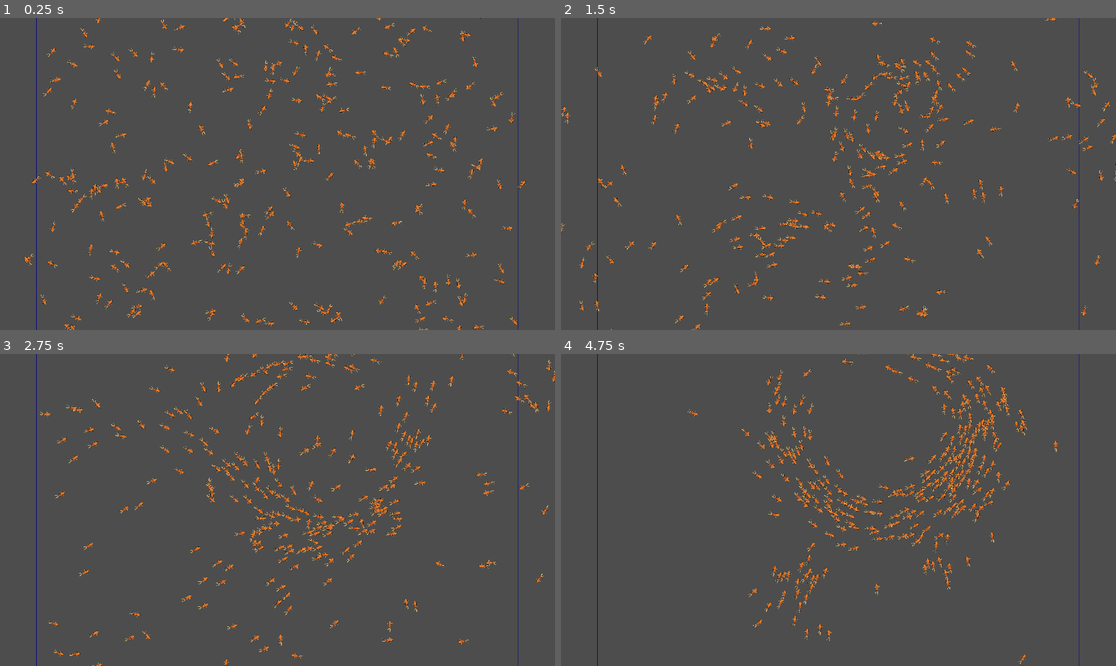
Above: before the commit, frames 1-4 (two rows, left to right).
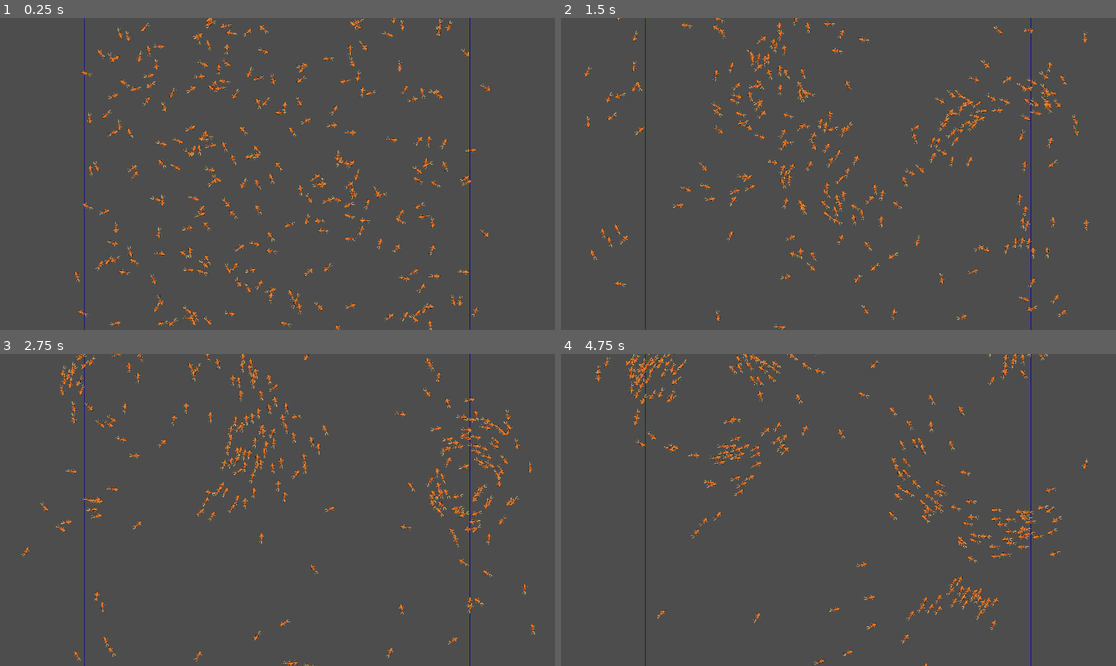
Above: after the commit, the same moments.

Repository: AdithaD/FishSchools
Game: Godot game, scene res://Simulation.tscn
Same seed, same stepped clock (60 frames per second), same inputs: the game is played once before the commit and once after it.
Inputs:
- Up to frame 1 (0.25 s): no input
- Up to frame 2 (1.5 s): no input
- Up to frame 3 (2.75 s): no input
- Up to frame 4 (4.75 s): no input

The runs differ from the first frame. In frame 1, 7.6% of the frame differs, in the area x 4-95%, y 0-100%; in frame 2, 7.3%; in frame 3, 7.3%; in frame 4, 7.5%.

Commit message:
added bounds toggle

Diff:
--- a/FishSimulation.gd
+++ b/FishSimulation.gd
@@ -4,15 +4,16 @@
 @export var amount_of_fish = 100
 @export var fish_agent : PackedScene
 
-@export var size : Vector2
+@export var should_apply_bounds = true
+@export var bounds_size : Vector2
 
 var bounds : Rect2i
 var agents : Array[FishAgent] = []
 
 # Called when the node enters the scene tree for the first time.
 func _ready():
-	var bounds_pos = get_viewport_rect().size / 2 - size / 2
-	bounds = Rect2i(bounds_pos, size)
+	var bounds_pos = get_viewport_rect().size / 2 - bounds_size / 2
+	bounds = Rect2i(bounds_pos, bounds_size)
 
 	print(bounds)
 
@@ -32,7 +33,7 @@
 	pass # Replace with function body.
 
 func apply_bounds_control(fish, desired_direction) -> Vector2:
-	if not bounds.has_point(fish.position):
+	if not bounds.has_point(fish.position) and should_apply_bounds:
 		var center = Vector2(bounds.size / 2 + bounds.position)
 
 		var adjustment_direction = (center - fish.position).normalized()
@@ -48,4 +49,5 @@
 	return agents
 
 func _draw():
-	draw_rect(bounds, Color.DARK_BLUE, false)
+	if should_apply_bounds:
+		draw_rect(bounds, Color.DARK_BLUE, false)
--- a/Simulation.tscn
+++ b/Simulation.tscn
@@ -7,6 +7,6 @@
 script = ExtResource("1_180te")
 amount_of_fish = 300
 fish_agent = ExtResource("2_ya3k0")
-size = Vector2(1000, 800)
+bounds_size = Vector2(800, 800)
 
 [node name="Agents" type="Node2D" parent="."]
